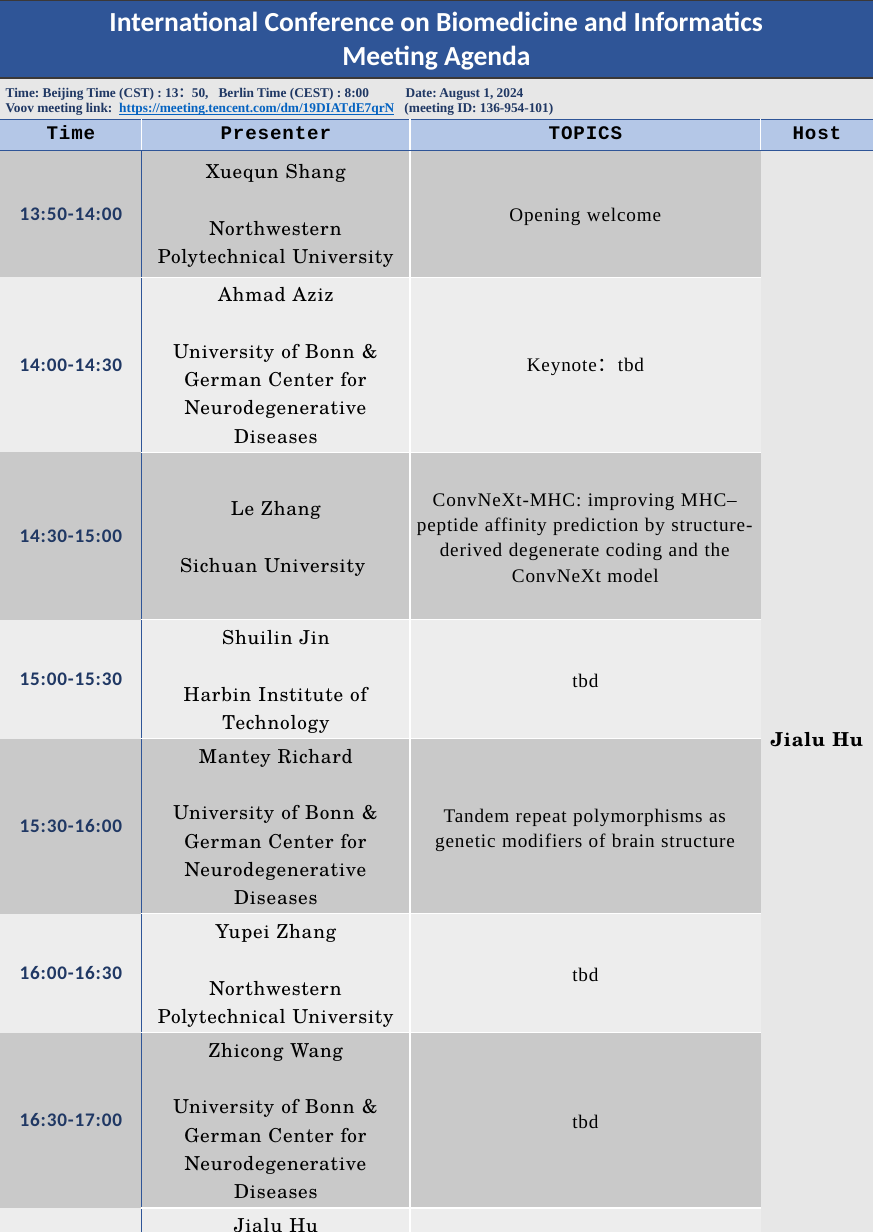
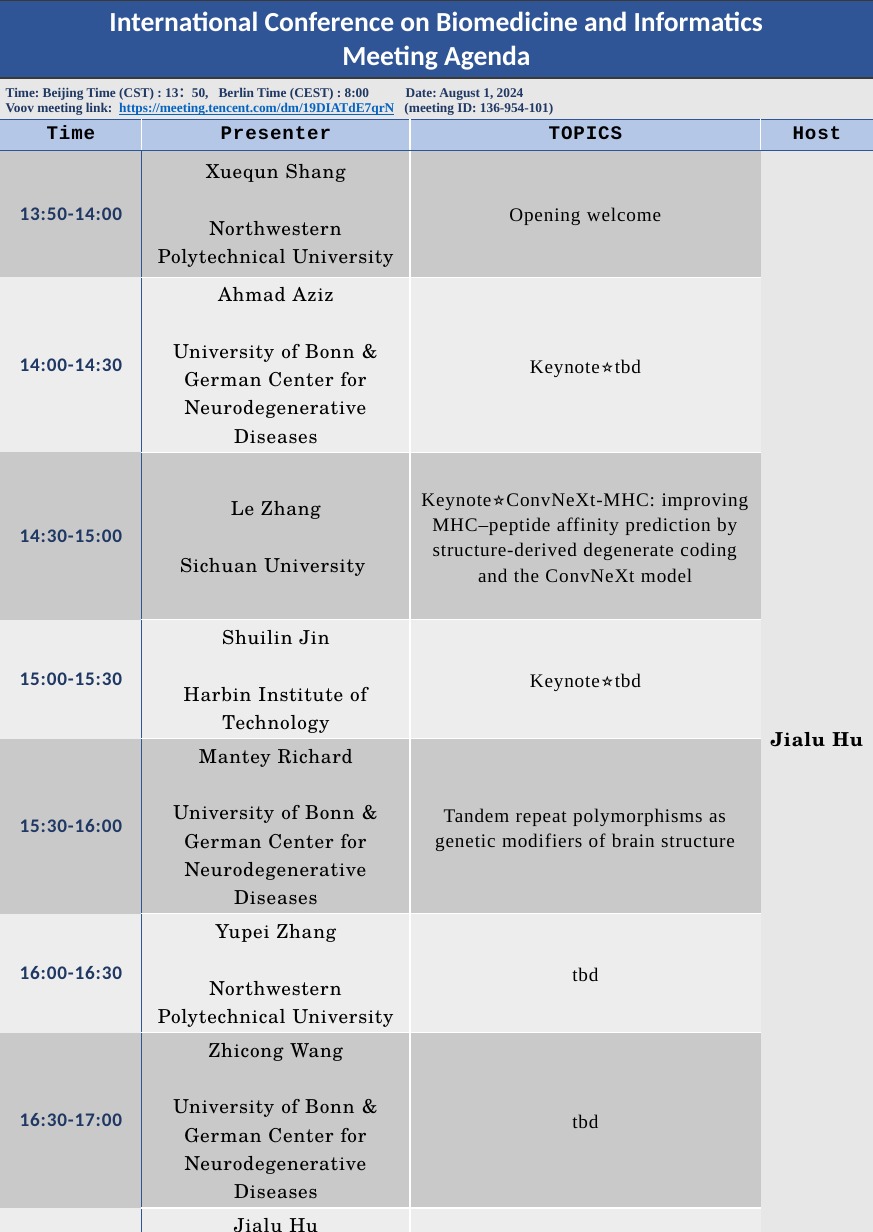
Before and after one commit to Lyycs/ICBI2024, a slide deck: slide 1 of Pictures/test.pptx. Drawn at 873x1232 pixels with LibreOffice and Linux fonts; fonts in the diff are those of the drawing. Boxes give left, top, right and bottom in pixels: in the first picture for what was removed or moved away, otherwise in the second. Text is boxed around its words. In the diff, an @@ line names an element or a change of style, - is before the commit and + after.

```diff
--- a/Pictures/test.pptx
+++ b/Pictures/test.pptx
@@ table at bbox=[0, 0, 873, 1232] @@
-row 5, column 3: Keynote：tbd
+row 5, column 3: Keynote⭐tbd
-row 6, column 3: ConvNeXt-MHC: improving MHC–peptide affinity prediction by structure-derived degenerate coding and the ConvNeXt model
+row 6, column 3: Keynote⭐ConvNeXt-MHC: improving MHC–peptide affinity prediction by structure-derived degenerate coding and the ConvNeXt model
-row 7, column 3: tbd
+row 7, column 3: Keynote⭐tbd
```
Also in this commit, not shown: 1 other file.
